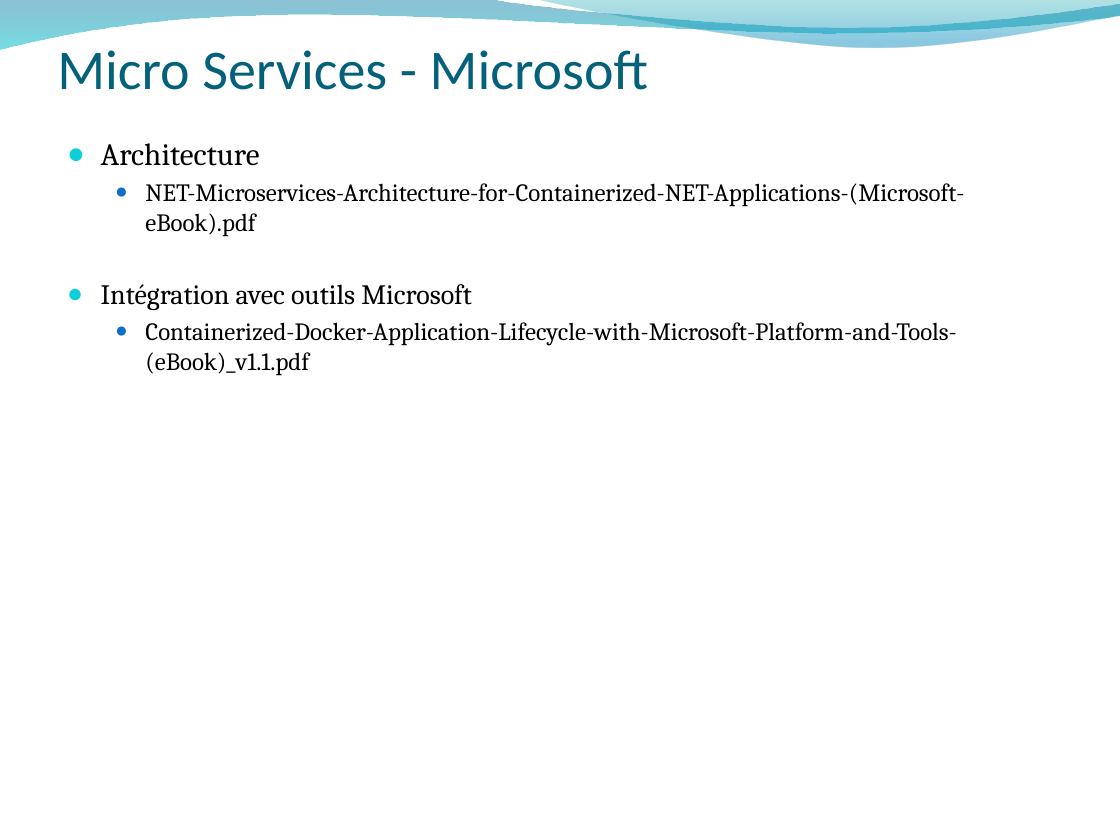
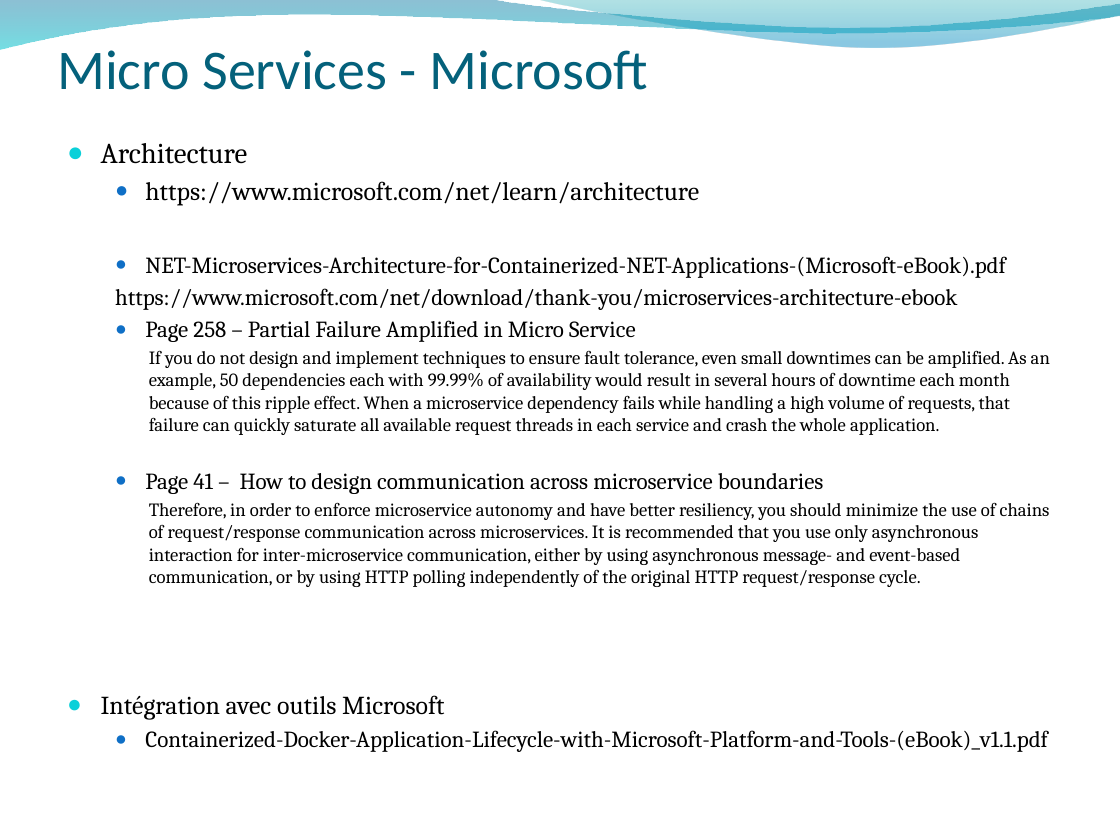
Before and after one commit to ygo74/microsvc, a slide deck: slide 17 of Documentation/Container Architecture.pptx (slide 15 before the commit). Drawn at 1120x840 pixels with LibreOffice and Linux fonts; fonts in the diff are those of the drawing; background and template pictures are left out. Boxes give left, top, right and bottom in pixels: in the first picture for what was removed or moved away, otherwise in the second. Text is boxed around its words. In the diff, an @@ line names an element or a change of style, - is before the commit and + after.

```diff
--- a/Documentation/Container Architecture.pptx
+++ b/Documentation/Container Architecture.pptx
@@ text at <box>101,143,1048,752</box>: size 20 to 18.5 pt in "Architecture"; size 16 to 14.8 pt in "NET-Microservices-Architecture-for-Containerized-NET-Applica ...", "Containerized-Docker-Application-Lifecycle-with-Microsoft-Pl ..."; size 18 to 16.6 pt in "Intégration avec outils Microsoft" @@
@@ text at <box>145,181,699,206</box>: paragraph added @@
+  ● https://www.microsoft.com/net/learn/architecture
@@ text at <box>115,288,1050,587</box>: paragraphs added @@
+  https://www.microsoft.com/net/download/thank-you/microservices-architecture-ebook
+  ● Page 258 – Partial Failure Amplified in Micro Service
+    If you do not design and implement techniques to ensure fault tolerance, even small downtimes can be amplified. As an example, 50 dependencies each with 99.99% of availability would result in several hours of downtime each month because of this ripple effect. When a microservice dependency fails while handling a high volume of requests, that failure can quickly saturate all available request threads in each service and crash the whole application.
+  ● Page 41 – How to design communication across microservice boundaries
+    Therefore, in order to enforce microservice autonomy and have better resiliency, you should minimize the use of chains of request/response communication across microservices. It is recommended that you use only asynchronous interaction for inter-microservice communication, either by using asynchronous message- and event-based communication, or by using HTTP polling independently of the original HTTP request/response cycle.
```
Also in this commit, not shown: 2 other slides changed, 8 slides added.
